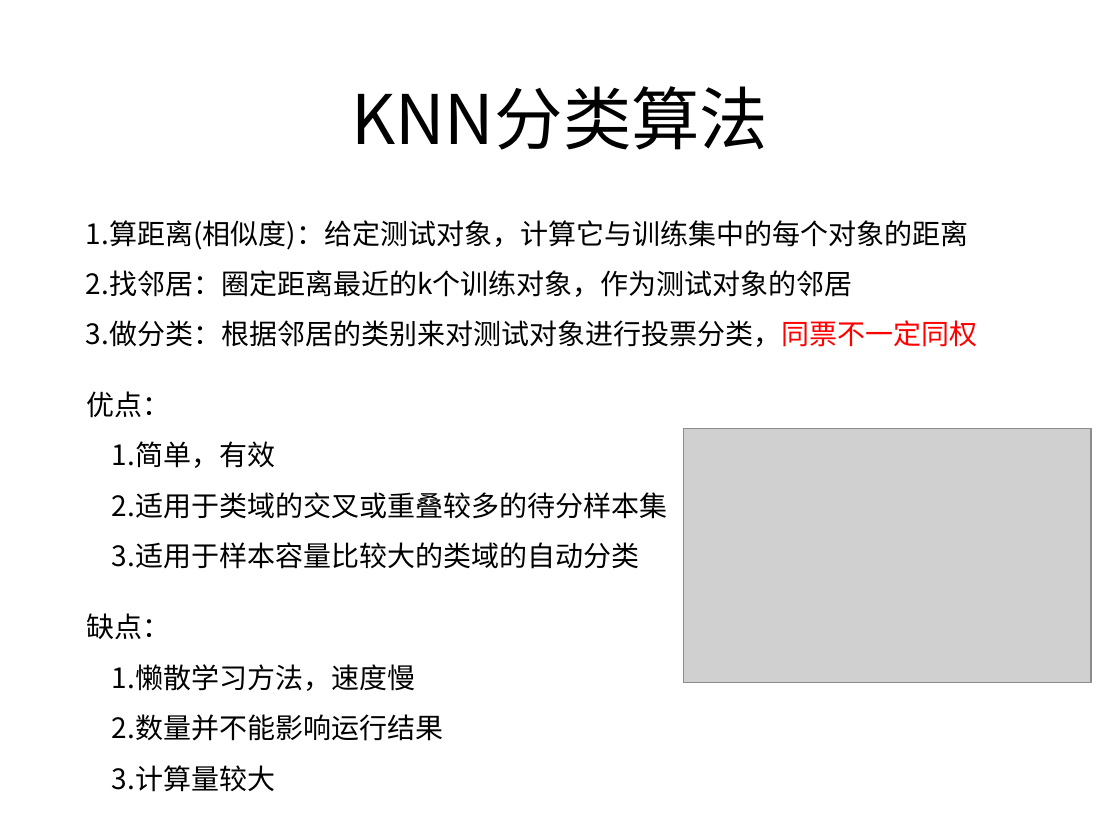
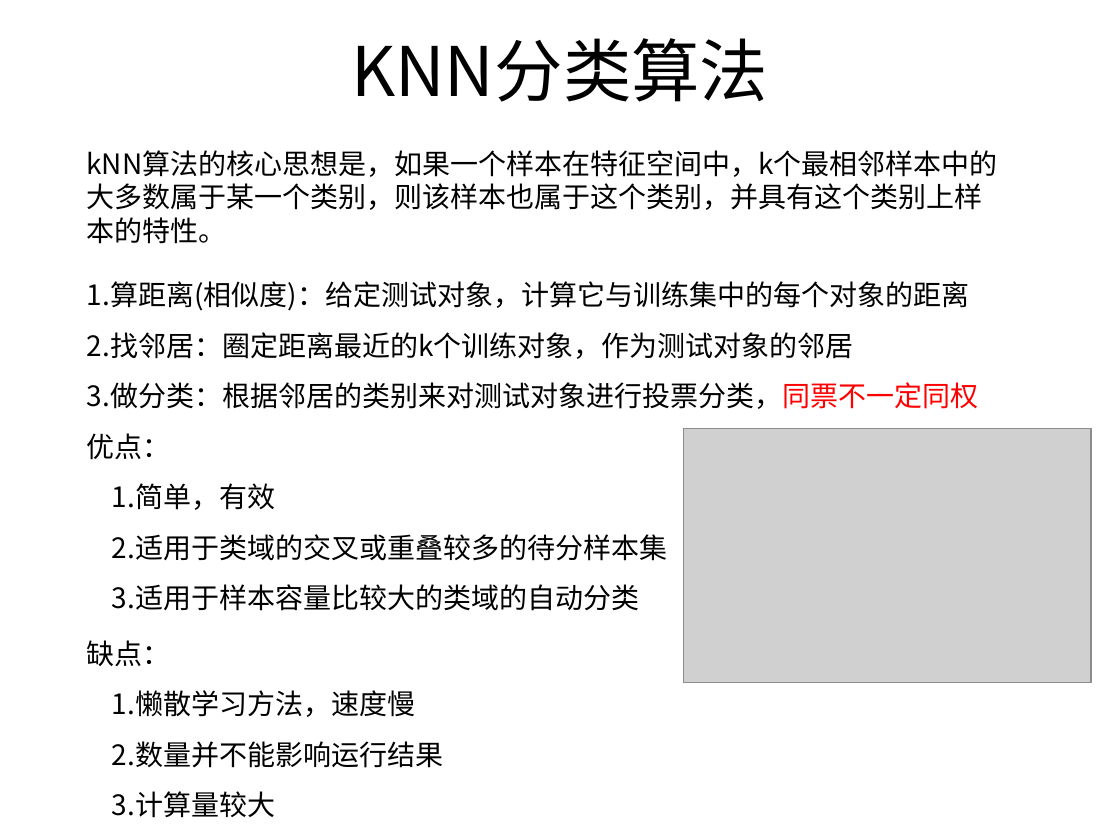
Before and after one commit to BattalionCommander/Python, a slide deck: slide 3 of cls_23聚类算法.pptx. Drawn at 1120x840 pixels with LibreOffice and Linux fonts; fonts in the diff are those of the drawing; grey boxes stand for pictures; background and template pictures are left out. Boxes give left, top, right and bottom in pixels: in the first picture for what was removed or moved away, otherwise in the second. Text is boxed around its words. In the diff, an @@ line names an element or a change of style, - is before the commit and + after.

```diff
--- a/cls_23聚类算法.pptx
+++ b/cls_23聚类算法.pptx
@@ title "KNN分类算法" moved from (x1=351, y1=86, x2=768, y2=150) to (x1=351, y1=38, x2=768, y2=102) @@
@@ text added at (x1=86, y1=150, x2=997, y2=244), 18 pt, text #000000 @@
+kNN算法的核心思想是，如果一个样本在特征空间中，k个最相邻样本中的大多数属于某一个类别，则该样本也属于这个类别，并具有这个类别上样本的特性。
@@ text "1.算距离(相似度)：给定测试对象，计算它与训练集中的每个对象的距离" moved from (x1=86, y1=220, x2=977, y2=347) to (x1=87, y1=281, x2=978, y2=409) @@
@@ text "优点：" moved from (x1=87, y1=391, x2=667, y2=569) to (x1=87, y1=433, x2=667, y2=611) @@
@@ text "缺点：" moved from (x1=87, y1=613, x2=443, y2=792) to (x1=87, y1=640, x2=443, y2=818) @@
```
Also in this commit, not shown: 8 other slides changed, 1 slide added, 1 other file.
